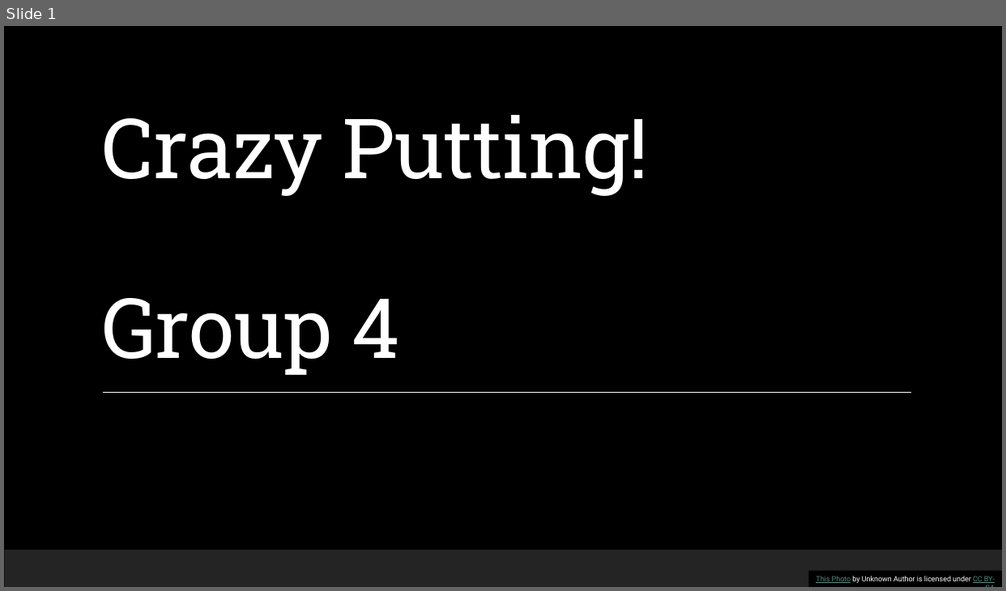
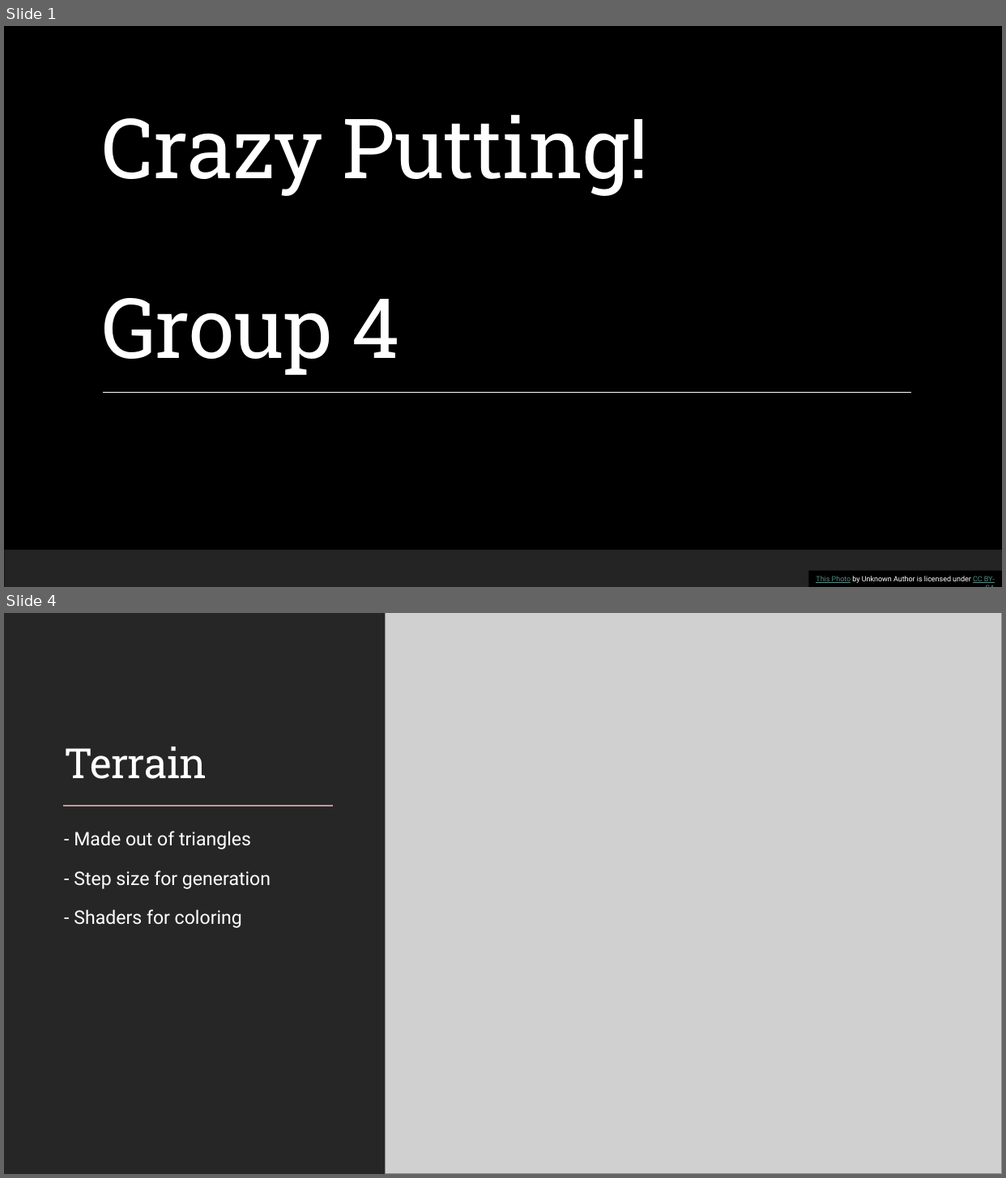
Before and after one commit to renesteeman/Project1-2_Group4, a slide deck: Crazy Putting Presentation.pptx. Shown one above the other, each under a label of ours: slide 1 before the commit, slides 1 and 4 after it; the slides between them are not shown. The pictures are 1006x591 and 1006x1178 pixels, drawn with LibreOffice and Linux fonts; fonts in the diff are those of the drawing; grey boxes stand for pictures; background and template pictures are left out. Boxes give left, top, right and bottom in pixels: in the first picture for what was removed or moved away, otherwise in the second. Text is boxed around its words. In the diff, an @@ line names an element or a change of style, - is before the commit and + after.

```diff
--- a/Crazy Putting Presentation.pptx
+++ b/Crazy Putting Presentation.pptx
@@ slide 4 added at (4,613,1002,1174), background #000000; not listed: 1 template element that a slide beside it also shows @@
@@ rectangle added at (4,613,1002,1174), fill #262626 @@
@@ picture added at (385,613,1002,1174) @@
@@ title added at (64,747,207,779), 40 pt, text #FFFFFF @@
+Terrain
@@ line added from (63, 806) to (333, 806), #C6969C 1.5 pt @@
@@ text added at (74,831,270,928), 18 pt, text #FFFFFF @@
+  - Made out of triangles
+  - Step size for generation
+  - Shaders for coloring
```
Also in this commit, not shown: 1 slide changed, 4 other slides added, 3 slides removed.
